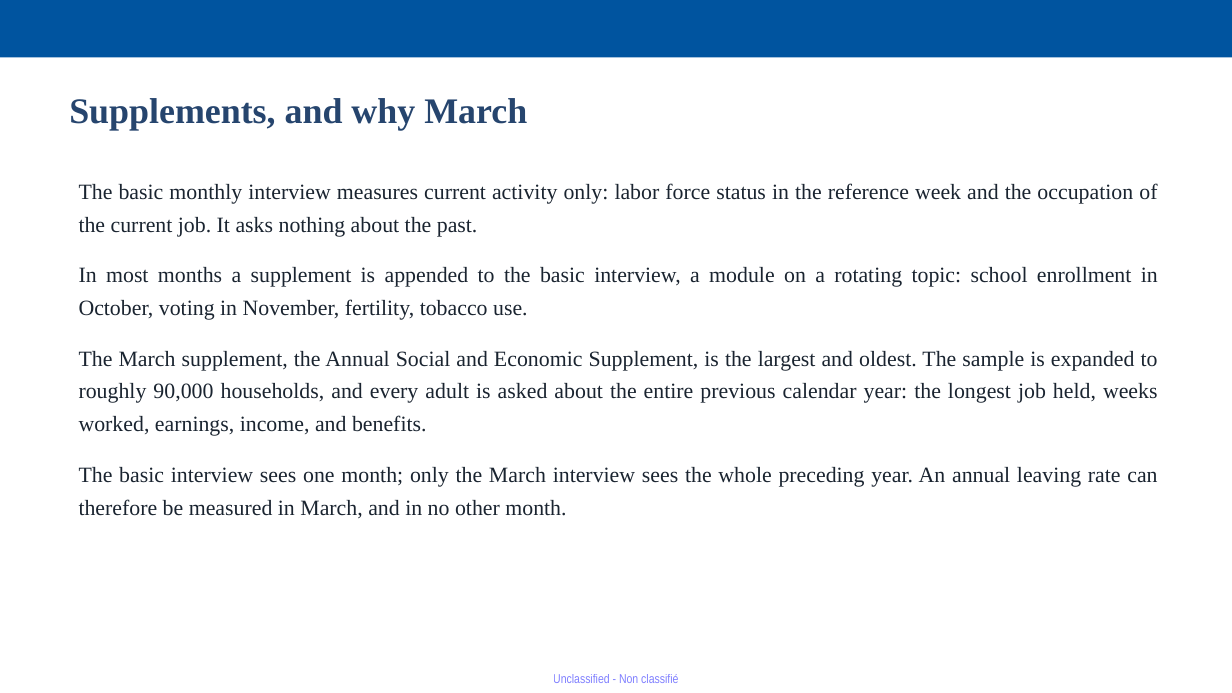
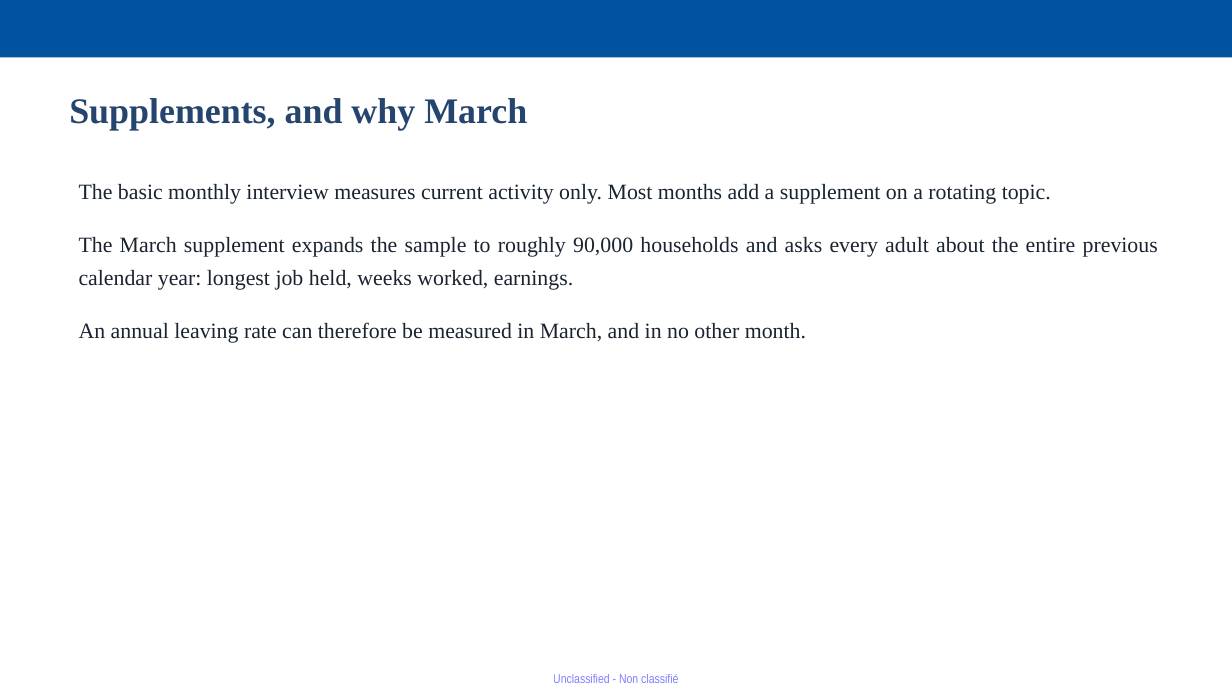
Before and after one commit to jedr1-ship-it/Alternative-Pathways----Quant, a slide deck: slide 5 of report/Proyect_US_v4.pptx. Drawn at 1232x693 pixels with LibreOffice and Linux fonts; fonts in the diff are those of the drawing. Boxes give left, top, right and bottom in pixels: in the first picture for what was removed or moved away, otherwise in the second. Text is boxed around its words. In the diff, an @@ line names an element or a change of style, - is before the commit and + after.

```diff
--- a/report/Proyect_US_v4.pptx
+++ b/report/Proyect_US_v4.pptx
@@ text at bbox=[79, 184, 1158, 343]: text changed @@
-The basic monthly interview measures current activity only: labor force status in the reference week and the occupation of the current job. It asks nothing about the past.
-In most months a supplement is appended to the basic interview, a module on a rotating topic: school enrollment in October, voting in November, fertility, tobacco use.
-The March supplement, the Annual Social and Economic Supplement, is the largest and oldest. The sample is expanded to roughly 90,000 households, and every adult is asked about the entire previous calendar year: the longest job held, weeks worked, earnings, income, and benefits.
-The basic interview sees one month; only the March interview sees the whole preceding year. An annual leaving rate can therefore be measured in March, and in no other month.
+The basic monthly interview measures current activity only. Most months add a supplement on a rotating topic.
+The March supplement expands the sample to roughly 90,000 households and asks every adult about the entire previous calendar year: longest job held, weeks worked, earnings.
+An annual leaving rate can therefore be measured in March, and in no other month.
```
Also in this commit, not shown: 4 other slides changed, 1 slide added, 1 slide removed, 1 other file.
